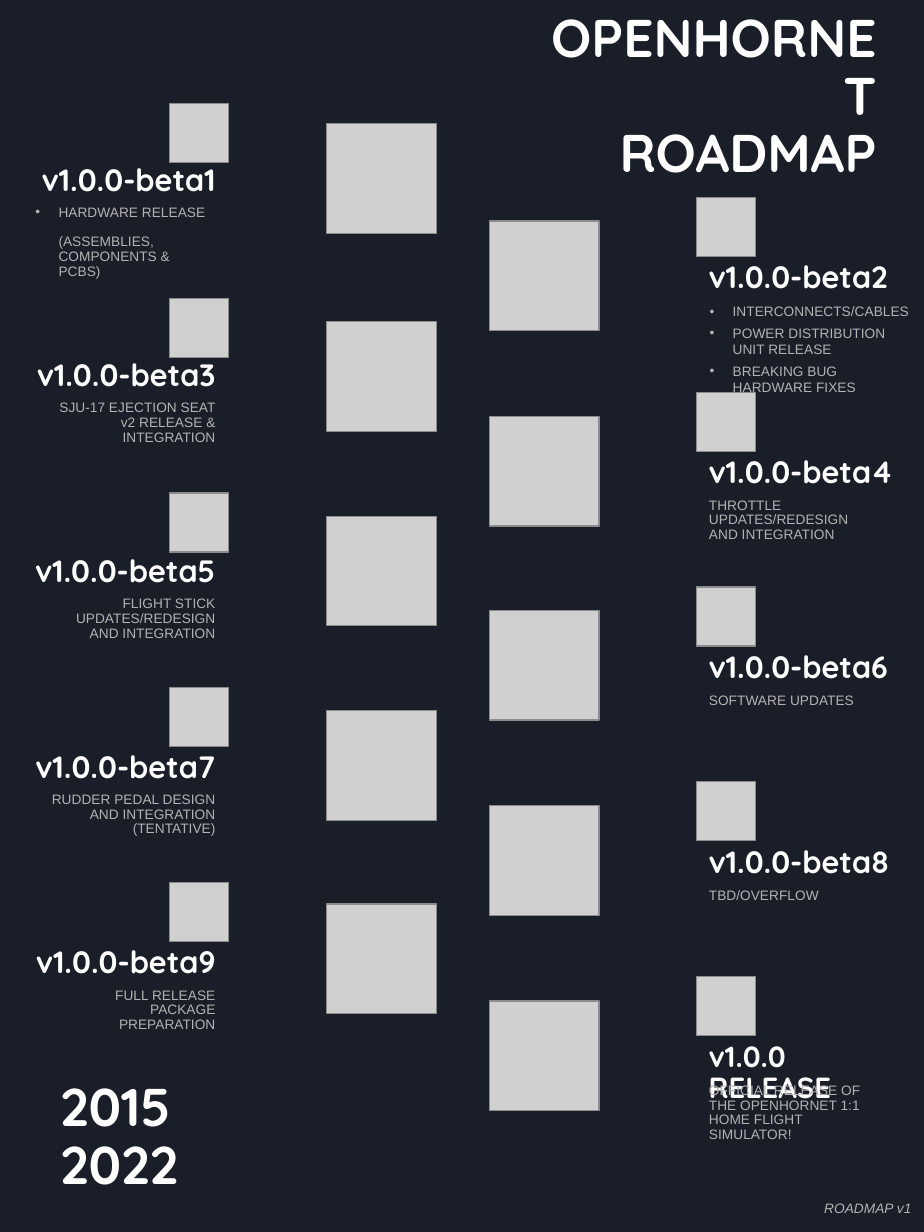
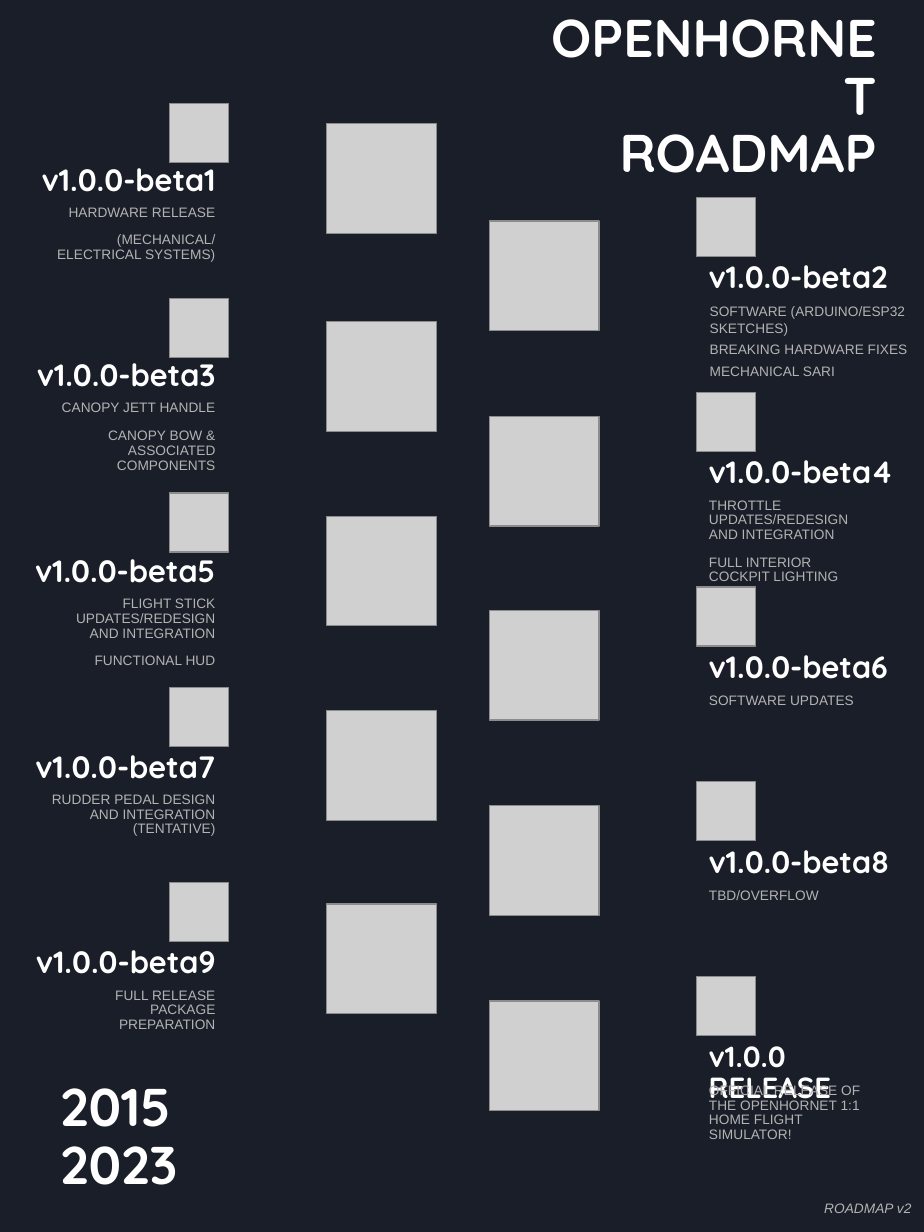
Before and after one commit to jrsteensen/OpenHornet, a slide deck: slide 1 of docs/OPENHORNET BETA ROADMAP.pptx. Drawn at 924x1232 pixels with LibreOffice and Linux fonts; fonts in the diff are those of the drawing; grey boxes stand for pictures; background and template pictures are left out. Boxes give left, top, right and bottom in pixels: in the first picture for what was removed or moved away, otherwise in the second. Text is boxed around its words. In the diff, an @@ line names an element or a change of style, - is before the commit and + after.

```diff
--- a/docs/OPENHORNET BETA ROADMAP.pptx
+++ b/docs/OPENHORNET BETA ROADMAP.pptx
@@ text at <box>57,207,215,262</box>: text changed @@
-• HARDWARE RELEASE
-  (ASSEMBLIES, COMPONENTS & PCBS)
+HARDWARE RELEASE
+(MECHANICAL/
+ELECTRICAL SYSTEMS)
@@ text at <box>710,306,908,376</box>: text changed @@
-• INTERCONNECTS/CABLES
-• POWER DISTRIBUTION UNIT RELEASE
-• BREAKING BUG HARDWARE FIXES
+SOFTWARE (ARDUINO/ESP32 SKETCHES)
+BREAKING HARDWARE FIXES
+MECHANICAL SARI
@@ text at <box>62,402,216,470</box>: text changed @@
-SJU-17 EJECTION SEAT v2 RELEASE & INTEGRATION
+CANOPY JETT HANDLE
+CANOPY BOW & ASSOCIATED COMPONENTS
@@ text at <box>709,557,838,581</box>: paragraph added @@
+FULL INTERIOR COCKPIT LIGHTING
@@ text at <box>95,655,216,665</box>: paragraph added @@
+FUNCTIONAL HUD
@@ text at <box>60,1088,177,1185</box>: text changed @@
-2015
-2022
+2015
+2023
@@ text at <box>824,1203,911,1213</box>: text changed @@
-ROADMAP v1
+ROADMAP v2
```
Also in this commit, not shown: 24 other files.
